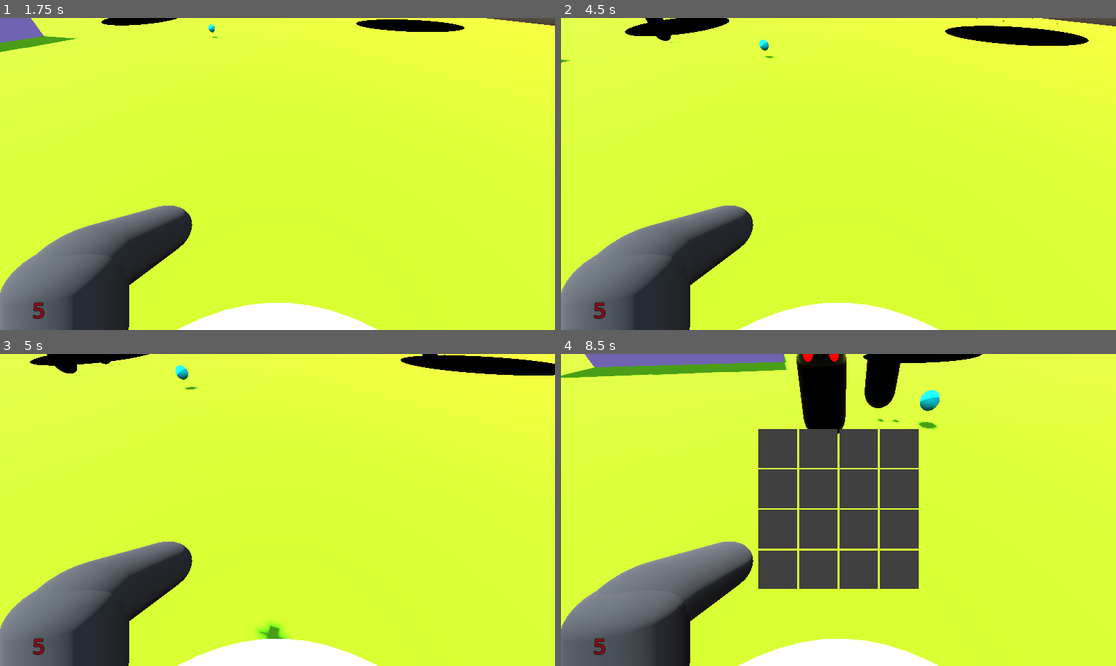
Above: before the commit, frames 1-4 (two rows, left to right).
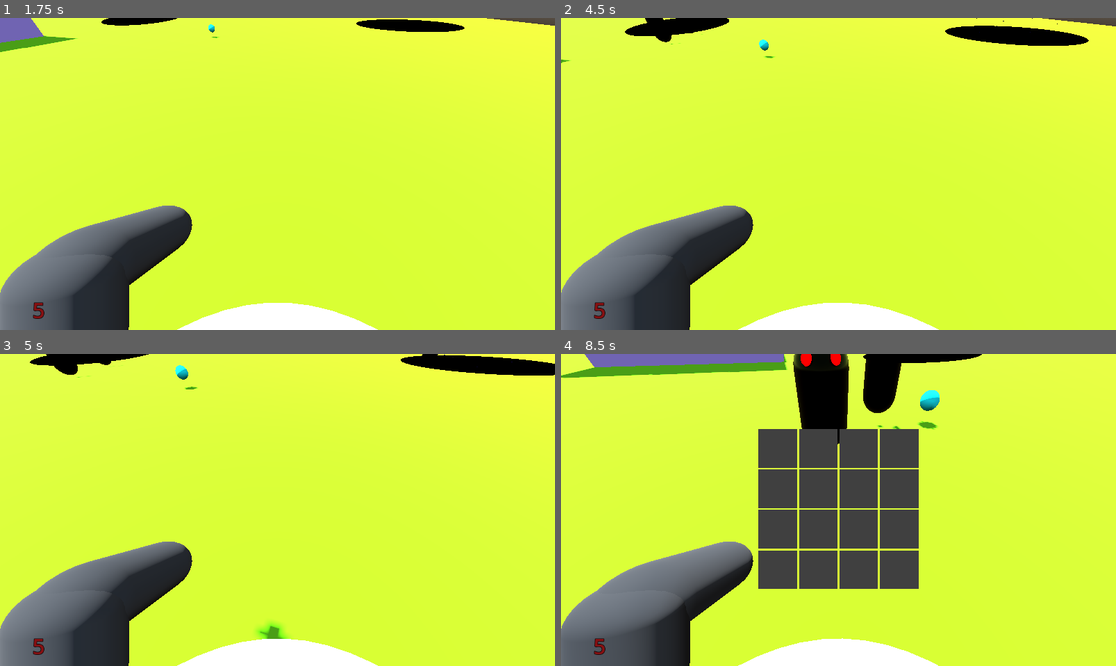
Above: after the commit, the same moments.

Repository: covmoore/potions_and_arsenals
Game: Godot game, scene res://scenes/MainMenu.tscn
Same seed, same stepped clock (60 frames per second), same inputs: the game is played once before the commit and once after it.
Inputs (mouse positions are in pixels of both pictures, inside the frame that each line leads up to):
- Up to frame 1 (1.75 s): click "Play" at 0.5 s; tap Enter at 1.25 s; move the mouse to (305, 174) at 1.27 s; hold W (move_forward) from 1.28 s (still down); click (305, 174) at 1.35 s; tap Space (jump) at 1.52 s
- Up to frame 2 (4.5 s): move the mouse to (810, 174) at 2.02 s; tap V at 2.1, 3.6 s; tap Space (jump) at 2.27, 2.75, 3.77 s; move the mouse to (777, 111) at 2.77 s; release W (move_forward) at 2.78 s; hold D (move_right) 2.78-3.53 s; click (777, 111) at 2.85 s; tap Enter at 3.5 s; move the mouse to (816, 111) at 3.52 s; hold W (move_forward) from 3.53 s (still down); click (816, 111) at 3.67 s; move the mouse to (877, 177) at 4.27 s; click (877, 177) at 4.35 s
- Up to frame 3 (5 s): keep holding W (move_forward); tap Space (jump) at 4.52 s
- Up to frame 4 (8.5 s): move the mouse to (794, 506) at 5.02 s; tap V at 5.1, 6.6, 8.1 s; tap Space (jump) at 5.27, 6.77, 7.52, 8.27 s; move the mouse to (860, 447) at 5.77 s; release W (move_forward) at 5.78 s; hold S (move_backwards) 5.78-6.53 s; click (860, 447) at 5.85 s; move the mouse to (899, 447) at 6.52 s; hold D (move_right) 6.53-7.28 s; click (899, 447) at 6.67 s; move the mouse to (866, 510) at 7.27 s; hold W (move_forward) from 7.28 s (still down); click (866, 510) at 7.35 s; move the mouse to (810, 510) at 8.02 s; click (810, 510) at 8.17 s

Frame 1 is identical in both runs. In frame 2, less than 0.1% of the frame differs, in the area x 15-26%, y 0-9%; in frame 3, less than 0.1%; in frame 4, 0.6%, in the area x 41-62%, y 0-36%.

Commit message:
Revert "fixed UI health bug and enemies now look at you"
This reverts commit 8110f9f9f5e3864e1e2e23c928fa0b2e252b5a72.

Diff:
--- a/model_scenes/enemy.gd
+++ b/model_scenes/enemy.gd
@@ -18,17 +18,22 @@
 	pass
 
 func _process(delta):
-	velocity = Vector3.ZERO
-	nav_agent.set_target_position(player.global_transform.origin)
-	look_at(Vector3(player.global_position.x, global_position.y, player.global_position.z), Vector3.UP)
-	var next_nav_point = nav_agent.get_next_path_position()
-	velocity = (next_nav_point - global_transform.origin).normalized() * SPEED
-	move_and_slide()
-	if _target_in_range():
-		var current_time = Time.get_ticks_msec()
-		if abs(current_time - last_attacked) > HIT_SPEED:
-			player.hit(1)
-			last_attacked = Time.get_ticks_msec()
+	if world.game_difficulty != world.DIFFICULTY.PEACEFUL:
+		velocity = Vector3.ZERO
+		nav_agent.set_target_position(player.global_transform.origin)
+	if player != null:
+		velocity = Vector3.ZERO
+		nav_agent.set_target_position(player.global_transform.origin)
+		look_at(Vector3(player.global_position.x, global_position.y, player.global_position.z), Vector3.UP)
+		var next_nav_point = nav_agent.get_next_path_position()
+		velocity = (next_nav_point - global_transform.origin).normalized() * SPEED
+		move_and_slide()
+		if _target_in_range():
+			print("IS IN RANGE")
+			var current_time = Time.get_ticks_msec()
+			if abs(current_time - last_attacked) > HIT_SPEED:
+				player.hit(1)
+				last_attacked = Time.get_ticks_msec()
 
 func _target_in_range():
 	return global_position.distance_to(player.global_position) < ATTACK_RANGE
--- a/model_scenes/temp_enemy.tscn
+++ b/model_scenes/temp_enemy.tscn
@@ -42,15 +42,15 @@
 script = ExtResource("1_v4k3s")
 
 [node name="MeshInstance3D" type="MeshInstance3D" parent="."]
-transform = Transform3D(-1, 0, -8.74228e-08, 0, 1, 0, 8.74228e-08, 0, -1, -0.0101033, 0, 0.513435)
+transform = Transform3D(-1, 0, -8.74228e-08, 0, 1, 0, 8.74228e-08, 0, -1, 0, 0, 0)
 mesh = SubResource("CapsuleMesh_g28yy")
 
 [node name="MeshInstance3D2" type="MeshInstance3D" parent="."]
-transform = Transform3D(-1, 0, -8.74228e-08, 0, 1, 0, 8.74228e-08, 0, -1, -0.227574, 0.674713, 0.128359)
+transform = Transform3D(-1, 0, -8.74228e-08, 0, 1, 0, 8.74228e-08, 0, -1, -0.228, 0.675, -0.369706)
 mesh = SubResource("SphereMesh_a2tyq")
 
 [node name="MeshInstance3D3" type="MeshInstance3D" parent="."]
-transform = Transform3D(-1, 0, -8.74228e-08, 0, 1, 0, 8.74228e-08, 0, -1, 0.222523, 0.674713, 0.128359)
+transform = Transform3D(-1, 0, -8.74228e-08, 0, 1, 0, 8.74228e-08, 0, -1, 0.222523, 0.674713, -0.381503)
 mesh = SubResource("SphereMesh_a2tyq")
 
 [node name="CollisionShape3D" type="CollisionShape3D" parent="."]
